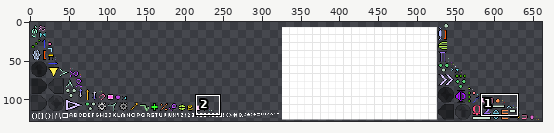
Two states of a sprite sheet, android/assets/textures/textures.png. The first picture is a wide view before the edit; the outline marks the close-up.
Close-up. Old version:
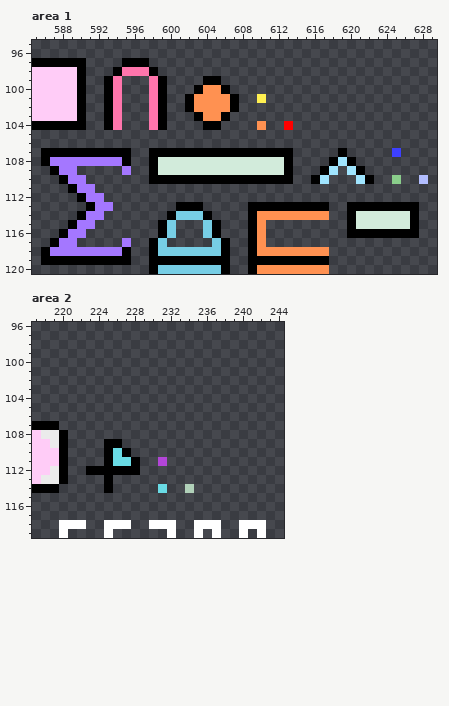
The file is 1024x128 pixels. Colours within 5 levels of each other are drawn and written as one. Shown: area 1: x 585..629, y 95..120; area 2: x 217..244, y 96..119. The wide view leaves out empty margins. The commit also changed other parts of the picture, which this record leaves out.
New version:
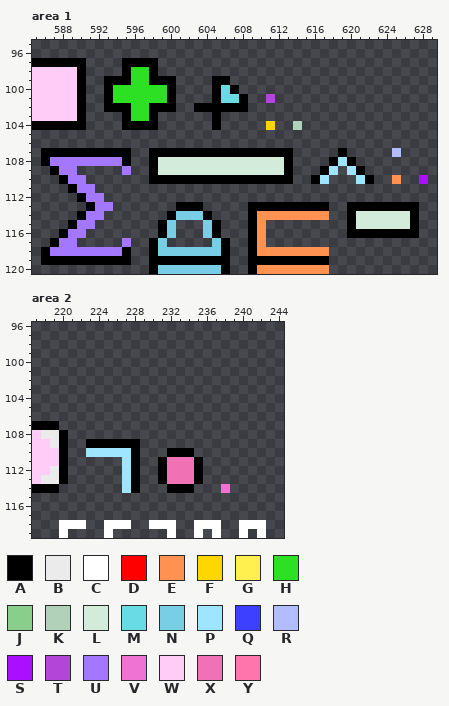
Palette (. is transparent): A #000000  B #ebebeb  C #ffffff  D #ff0000  E #ff9151  F #ffd700  G #fff050  H #2de023  J #8ace8b  K #b1d1b9  L #d2ebdb  M #69dbe5  N #77cee5  P #a0e5ff  Q #3d40ff  R #b2bdff  S #aa0fff  T #b345d8  U #a477ff  V #ef73d2  W #ffccf7  X #f071b4  Y #ff75ac
Changes in this commit:
--- area 1
@@ x 585..629 @@
  96 .............................................
- 97 AAAAAA....AAA................................
- 98 WWWWWA...AYYYA...............................
- 99 WWWWWA..AY...YA....AA........................
-100 WWWWWA..AY...YA...AEEA.......................
-101 WWWWWA..AY...YA..AEEEEA..G...................
-102 WWWWWA..AY...YA..AEEEEA......................
-103 WWWWWA..AY...YA...AEEA.......................
-104 AAAAAA..AY...YA....AA....E..D................
+ 97 AAAAAA....AAAA...............................
+ 98 WWWWWA....AHHA...............................
+ 99 WWWWWA..AAAHHAAA....AA.......................
+100 WWWWWA..AHHHHHHA....AMA......................
+101 WWWWWA..AHHHHHHA....AMMA..T..................
+102 WWWWWA..AAAHHAAA..AAAAAA.....................
+103 WWWWWA....AHHA......A........................
+104 AAAAAA....AAAA......A.....F..K...............
 105 .............................................
 106 .............................................
-107 .AAAAAAAAAA..AAAAAAAAAAAAAAAA.....A.....Q....
+107 .AAAAAAAAAA..AAAAAAAAAAAAAAAA.....A.....R....
 108 .AUUUUUUUUA..ALLLLLLLLLLLLLLA....APA.........
 109 ..AUU.....U..ALLLLLLLLLLLLLLA...AP.PA........
-110 ...AUU.......AAAAAAAAAAAAAAAA..AP...PA..J..R.
+110 ...AUU.......AAAAAAAAAAAAAAAA..AP...PA..E..S.
 111 ....AUU......................................
--- area 2
@@ x 217..244 @@
 108 WBBA........................
-109 WWBA....AA..................
-110 WWWA....AMA.................
-111 WWWA....AMMA..T.............
-112 WWBA..AAAAAA................
-113 WBBA....A...................
-114 AAA.....A.....M..K..........
+109 WWBA..AAAAAA................
+110 WWWA..PPPPPA...AAA..........
+111 WWWA......PA..AXXXA.........
+112 WWBA......PA..AXXXA.........
+113 WBBA......PA..AXXXA.........
+114 AAA.......PA...AAA...V......
 115 ............................
Changed places in both close-ups, as pixel boxes (x1, y1, x2, y2):
changed: (104, 58, 302, 130)
changed: (392, 148, 428, 184)
changed: (86, 439, 230, 493)
